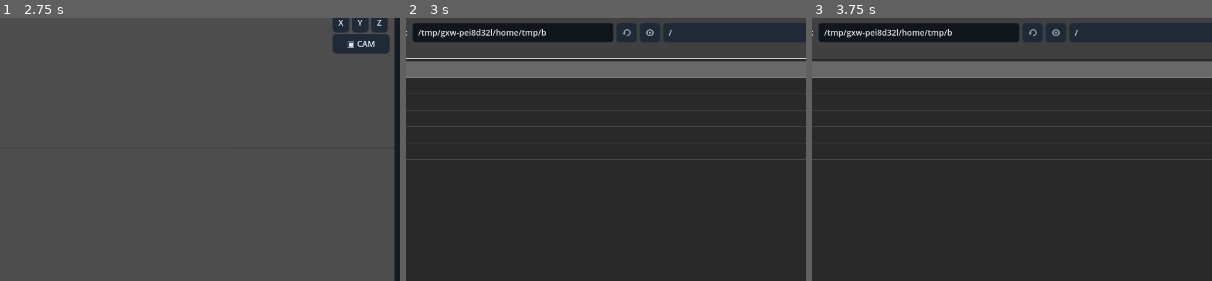
Above: before the commit, frames 1-3 (left to right).
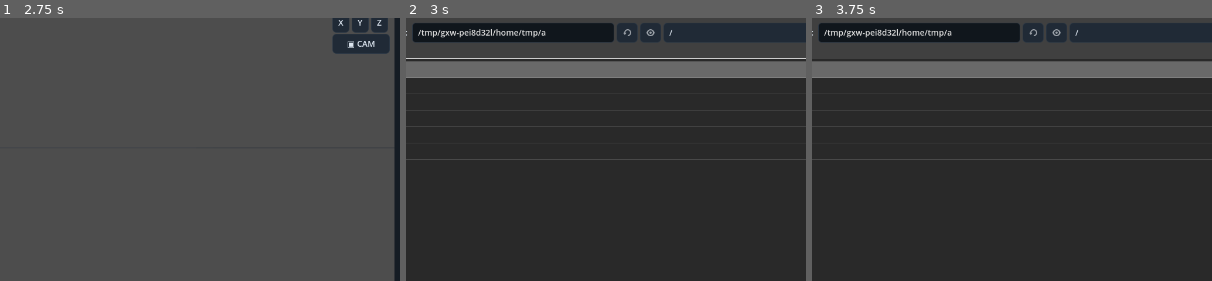
Above: after the commit, the same moments.

Repository: Onnevan/Kabuki
Game: Godot game, scene res://editor/main.tscn
The game is run twice, just before and just after one commit, with the same random seed, the same clock (stepped at 60 frames per second) and the same inputs.
Inputs (mouse positions are % of the whole screen's width and height, from its top left):
- Up to frame 1 (2.75 s): click "↶" at 0.5 s; click "↷" at 1.25 s; click "OPEN" at 2 s
- Up to frame 2 (3 s): click "＋ IMPORT" at 2.75 s
- Up to frame 3 (3.75 s): click (37, 77) at 3.52 s; type "12" at 3.6 s
The pictures show only the part of the screen within x 27-77%, y 15-65%; the shares and areas given below are measured in that part.

Frame 1 is identical in both runs. In frame 2, 0.1% of the frame differs, in the area x 33-67%, y 3-9%; in frame 3, 0.1%.

Commit message:
Keep weight debug overlay out of skinned mesh hierarchy

Diff:
--- a/rigging/rig_runtime.gd
+++ b/rigging/rig_runtime.gd
@@ -171,8 +171,12 @@
 		mat.no_depth_test = true
 		mat.cull_mode = BaseMaterial3D.CULL_DISABLED
 		overlay.material_override = mat
-		mesh_instance.add_child(overlay)
-		overlay.position.z = 0.01
+		# Keep the diagnostic copy outside the skinned MeshInstance hierarchy.
+		# As a child it inherited the already-skinned parent's transform and could
+		# look like an extra displaced blob, confusing the diagnostic.
+		add_child(overlay)
+		overlay.transform = mesh_instance.transform
+		overlay.position += Vector3(0.0,0.0,0.01)
 		weight_debug_overlays.append(overlay)
 
 func clear_weight_debug() -> void:
